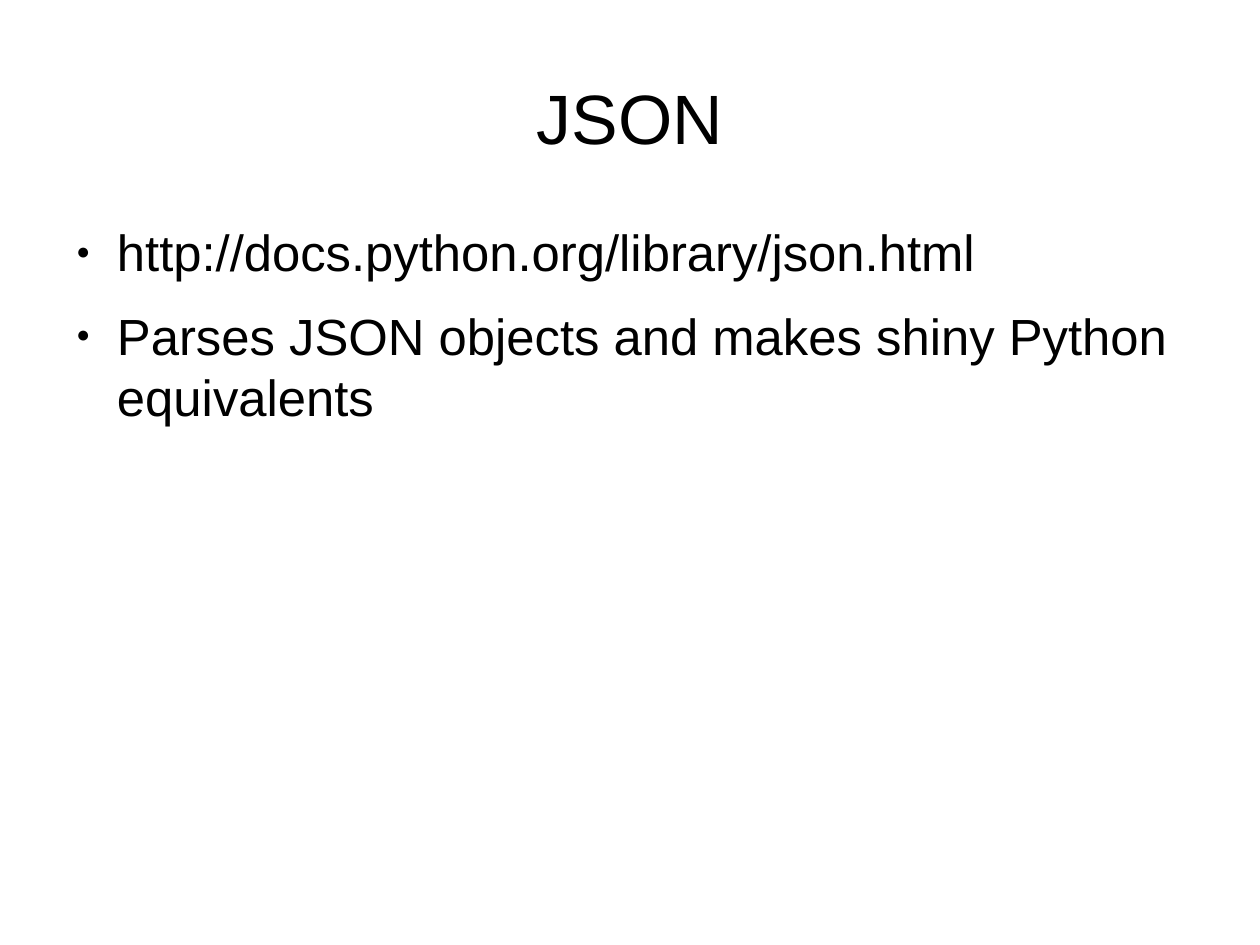
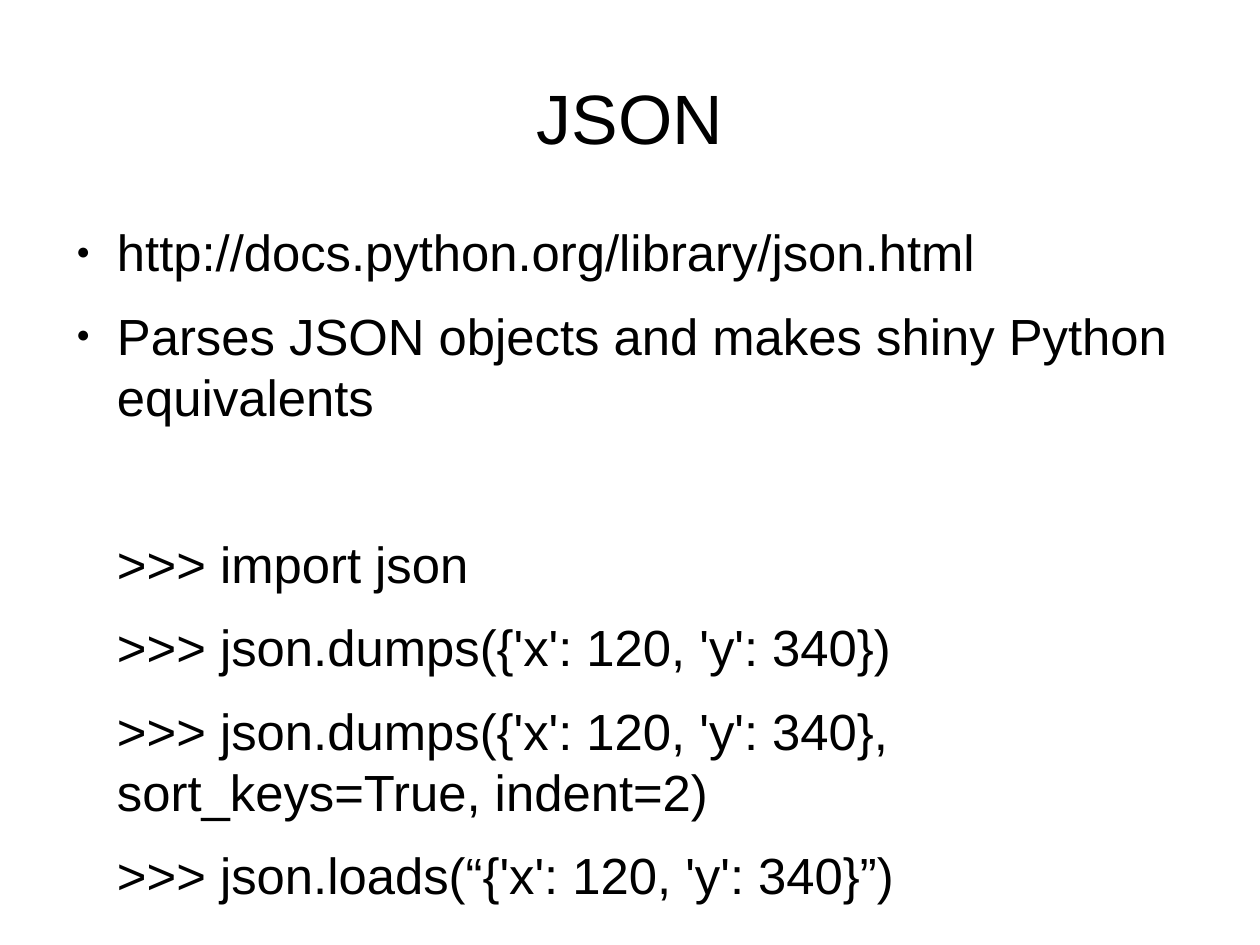
Before and after one commit to bradfordbarr/HacDC-Intro-to-Programming, a slide deck: slide 8 of class_4/class_4.odp. Drawn at 1260x945 pixels with LibreOffice and Linux fonts; fonts in the diff are those of the drawing. Boxes give left, top, right and bottom in pixels: in the first picture for what was removed or moved away, otherwise in the second. Text is boxed around its words. In the diff, an @@ line names an element or a change of style, - is before the commit and + after.

```diff
--- a/class_4/class_4.odp
+++ b/class_4/class_4.odp
@@ text at <box>117,546,894,905</box>: paragraphs added @@
+>>> import json
+>>> json.dumps({'x': 120, 'y': 340})
+>>> json.dumps({'x': 120, 'y': 340}, sort_keys=True, indent=2)
+>>> json.loads(“{'x': 120, 'y': 340}”)
```
Also in this commit, not shown: 4 other slides changed.
